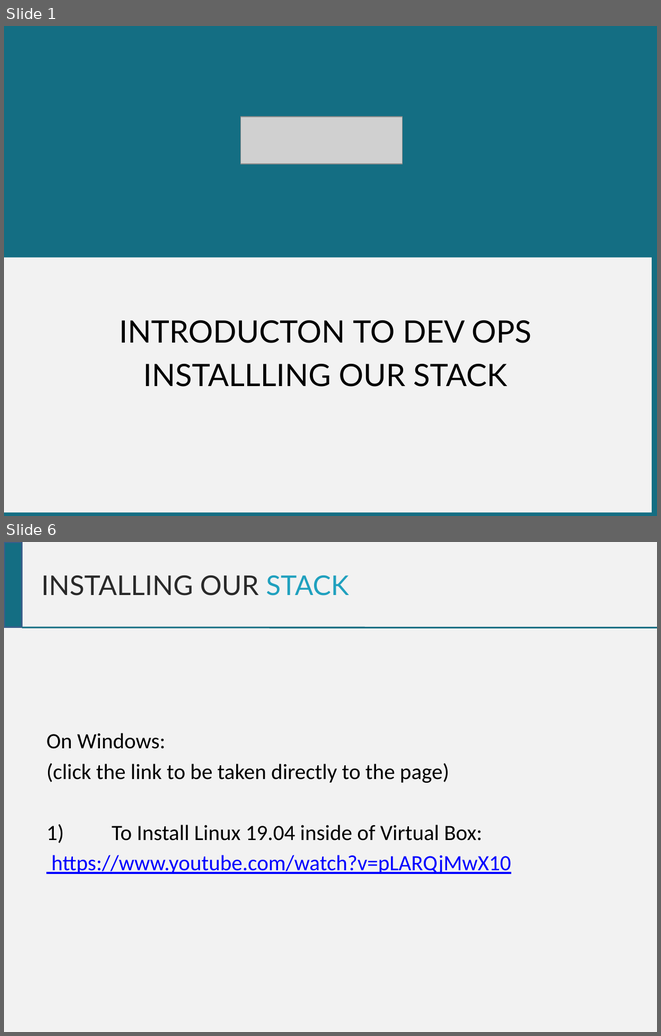
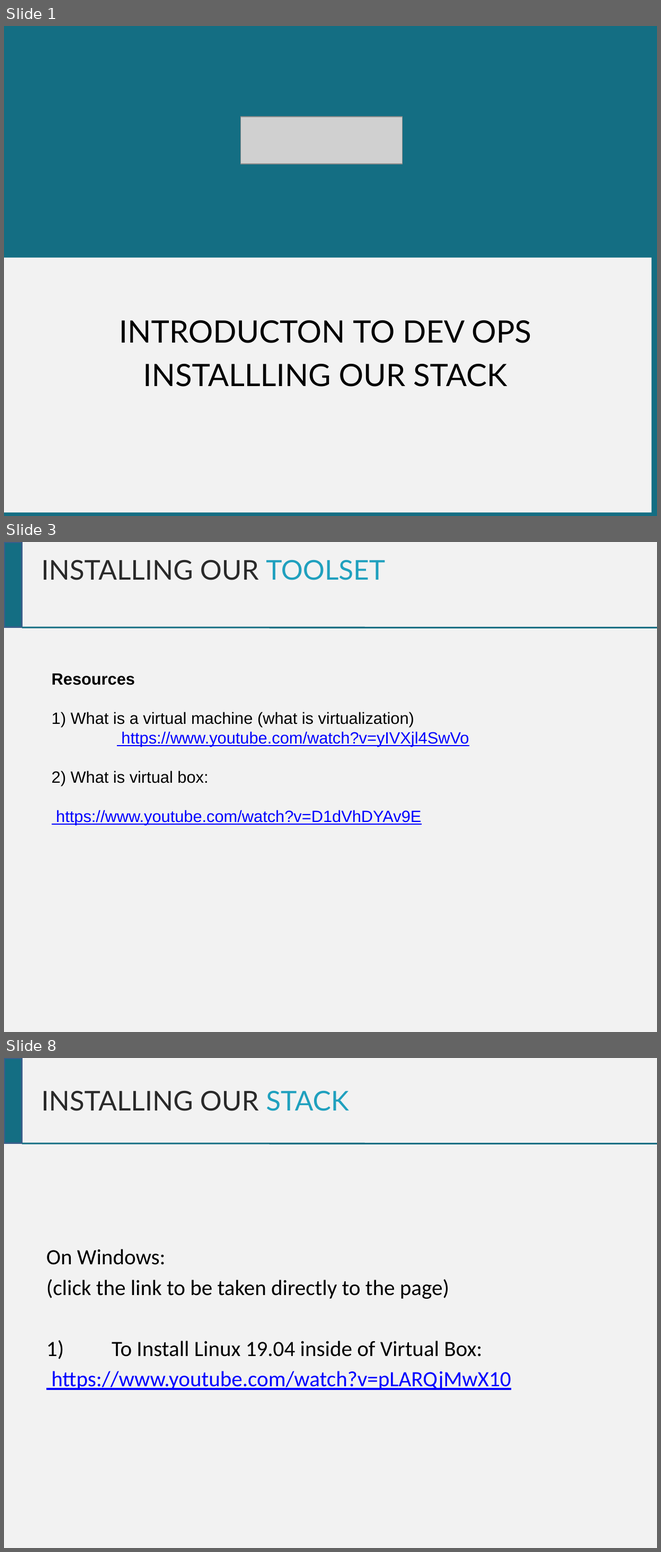
Before and after one commit to chrisgauthier742018/devopscourse, a slide deck: Dev Ops Course - Desktop Setup.pptx. Shown one above the other, each under a label of ours: slides 1 and 6 before the commit, slides 1, 3 and 8 after it; the slides between them are not shown. The pictures are 661x1036 and 661x1552 pixels, drawn with LibreOffice and Linux fonts; fonts in the diff are those of the drawing; grey boxes stand for pictures. Boxes give left, top, right and bottom in pixels: in the first picture for what was removed or moved away, otherwise in the second. Text is boxed around its words. In the diff, an @@ line names an element or a change of style, - is before the commit and + after.

```diff
--- a/Dev Ops Course - Desktop Setup.pptx
+++ b/Dev Ops Course - Desktop Setup.pptx
@@ slide 3 added at [4, 542, 657, 1032], background #F2F2F2 @@
@@ rectangle added at [4, 542, 21, 627], fill #146E83, outline #3A5F8C 2 pt @@
@@ text added at [41, 560, 385, 580], 30 pt, text #292929 @@
+INSTALLING OUR TOOLSET
@@ line added from (21, 627) to (657, 627), #146E83 1.76 pt @@
@@ text added at [52, 673, 469, 824], 18 pt, text #0000FF, underline @@
+Resources
+1) What is a virtual machine (what is virtualization)
+https://www.youtube.com/watch?v=yIVXjl4SwVo
+2) What is virtual box:
+https://www.youtube.com/watch?v=D1dVhDYAv9E
@@ what was slide 6 is now slide 8 @@
```
Also in this commit, not shown: 4 slides changed, 8 other slides added, 1 slide removed, 1 other file.
